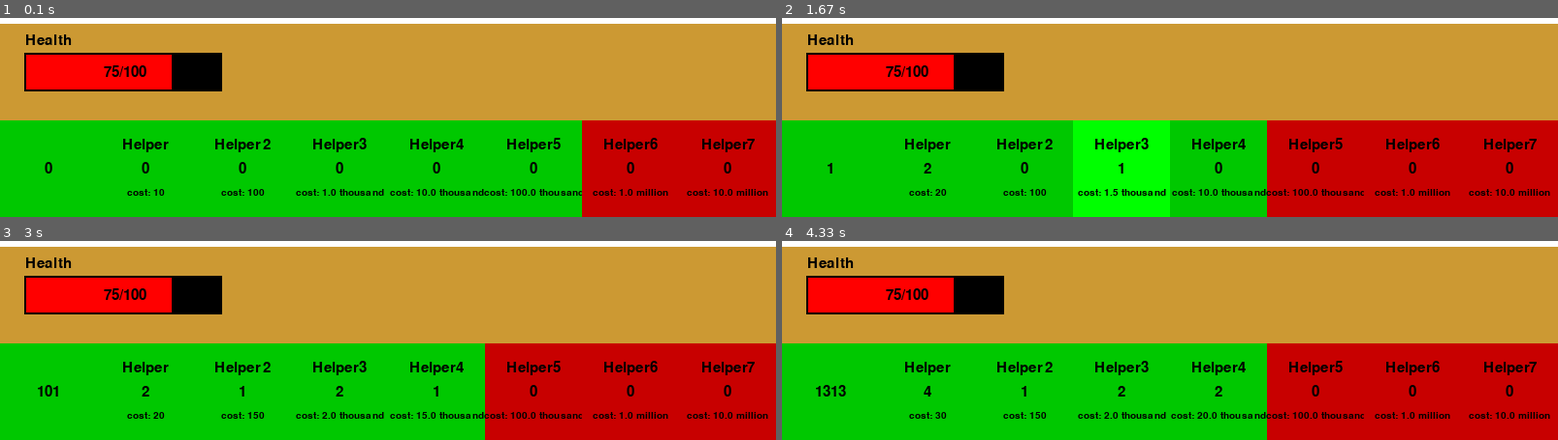
Above: before the commit, frames 1-4 (two rows, left to right).
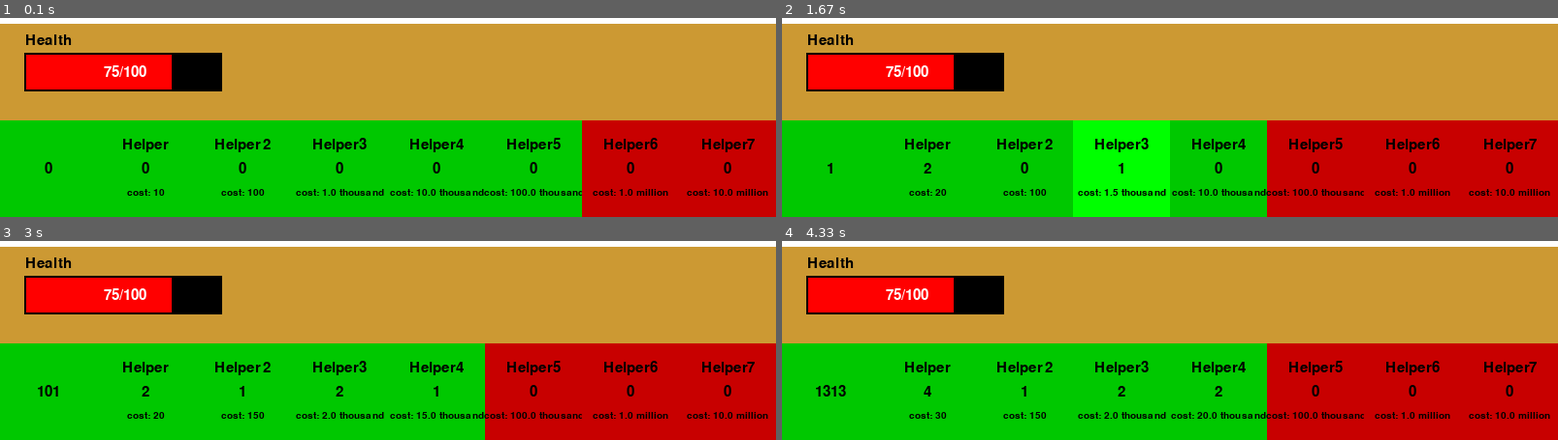
Above: after the commit, the same moments.

Repository: FlipsyDMgclDlfn/PygameGame
Game: pygame game, started from main.py
The game is run twice, just before and just after one commit, with the same random seed, the same clock (stepped at 60 frames per second) and the same inputs.
Inputs (mouse positions are in pixels of both pictures, inside the frame that each line leads up to):
- Up to frame 1 (0.1 s): no input
- Up to frame 2 (1.67 s): press the mouse at (929, 169) at 0.37 s; move the mouse to (1061, 133) at 0.47 s; release the mouse at (1193, 99) at 0.6 s; press the mouse at (828, 169) at 0.7 s; move the mouse to (1030, 109) at 0.8 s; release the mouse at (1232, 49) at 0.93 s; press the mouse at (929, 169) at 1.03 s; move the mouse to (outside the picture) at 1.13 s; release the mouse at (outside the picture) at 1.27 s; press the mouse at (1123, 169) at 1.37 s; move the mouse to (1138, 153) at 1.47 s; release the mouse at (1154, 139) at 1.6 s
- Up to frame 3 (3 s): press the mouse at (341, 392) at 1.7 s; move the mouse to (217, 262) at 1.8 s; release the mouse at (outside the picture) at 1.93 s; press the mouse at (434, 392) at 2.03 s; move the mouse to (442, 380) at 2.13 s; release the mouse at (442, 370) at 2.27 s; press the mouse at (535, 392) at 2.37 s; move the mouse to (outside the picture) at 2.47 s; release the mouse at (outside the picture) at 2.6 s; press the mouse at (240, 392) at 2.7 s; move the mouse to (232, 294) at 2.8 s; release the mouse at (outside the picture) at 2.93 s
- Up to frame 4 (4.33 s): press the mouse at (828, 392) at 3.03 s; move the mouse to (882, 272) at 3.13 s; release the mouse at (outside the picture) at 3.27 s; press the mouse at (929, 392) at 3.37 s; move the mouse to (outside the picture) at 3.47 s; release the mouse at (outside the picture) at 3.6 s; press the mouse at (929, 392) at 3.7 s; move the mouse to (outside the picture) at 3.8 s; release the mouse at (outside the picture) at 3.93 s; press the mouse at (1216, 392) at 4.03 s; move the mouse to (outside the picture) at 4.13 s; release the mouse at (outside the picture) at 4.27 s

The runs differ from the first frame. In frame 1, 0.2% of the frame differs, in the area x 13-19%, y 23-30%; in frame 2, 0.2%; in frame 3, 0.2%; in frame 4, 0.2%.

Commit message:
color stuff

Diff:
--- a/main.py
+++ b/main.py
@@ -8,7 +8,7 @@
 display_height = 600
 
 black = (0,0,0)
-white = (255,255,255)
+white = (255,255,255,1)
 red = (200,0,0)
 green = (0,200,0)
 bright_green = (0,255,0)
@@ -19,11 +19,7 @@
 clock = pygame.time.Clock()
 
 
-def text_objects(text, font, *args):
-    if args == True:
-        color = args
-    else:
-        color = black
+def text_objects(text, font, color):
     textSurface = font.render(text, True, color)
     return textSurface, textSurface.get_rect()
 
@@ -49,15 +45,15 @@
         cost = "NaN"
         suf = ""
     smallText = pygame.font.Font("freesansbold.ttf",15)
-    textSurf, textRect = text_objects(name, smallText)
+    textSurf, textRect = text_objects(name, smallText,black)
     textRect.center = ( (x+(100/2)), (500+(100/4)) )
     gameDisplay.blit(textSurf, textRect)
     smallText = pygame.font.Font("freesansbold.ttf",15)
-    textSurf, textRect = text_objects(str(number), smallText)
+    textSurf, textRect = text_objects(str(number), smallText,black)
     textRect.center = ( (x+(100/2)), (500+(2*100/4)) )
     gameDisplay.blit(textSurf, textRect)
     smallText = pygame.font.Font("freesansbold.ttf",10)
-    textSurf, textRect = text_objects(("cost: "+str(cost)+suf), smallText)
+    textSurf, textRect = text_objects(("cost: "+str(cost)+suf), smallText,black)
     textRect.center = ( (x+(100/2)), (500+(3*100/4)) )
     gameDisplay.blit(textSurf, textRect)
 
@@ -114,11 +110,11 @@
         pygame.draw.rect(gameDisplay, black,(25,430,204,40))
         pygame.draw.rect(gameDisplay, bright_red, (27,432,200*(health/maxHealth),36))
         smallText = pygame.font.Font("freesansbold.ttf",15)
-        textSurf, textRect = text_objects(("Health"), smallText,white)
+        textSurf, textRect = text_objects("Health", smallText,black)
         textRect.center = (50,417)
         gameDisplay.blit(textSurf, textRect)
         smallText = pygame.font.Font("freesansbold.ttf",15)
-        textSurf, textRect = text_objects((str(health) + "/" + str(maxHealth)), smallText)
+        textSurf, textRect = text_objects((str(health) + "/" + str(maxHealth)), smallText,white)
         textRect.center = (129,450)
         gameDisplay.blit(textSurf, textRect)
     ##Bottom Row
@@ -131,7 +127,7 @@
         else:
             pygame.draw.rect(gameDisplay, green,(0,500,100,100))
         smallText = pygame.font.Font("freesansbold.ttf",15)
-        textSurf, textRect = text_objects(str(round(power)), smallText)
+        textSurf, textRect = text_objects(str(round(power)), smallText,black)
         textRect.center = ( (100/2), (500+(100/2)) )
         gameDisplay.blit(textSurf, textRect)
 
